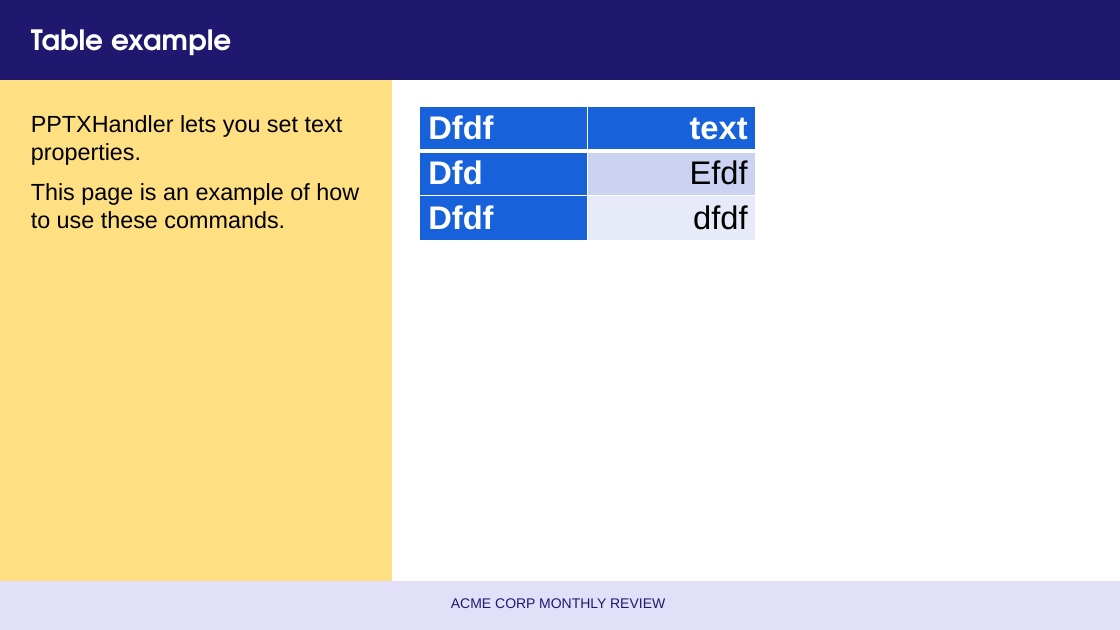
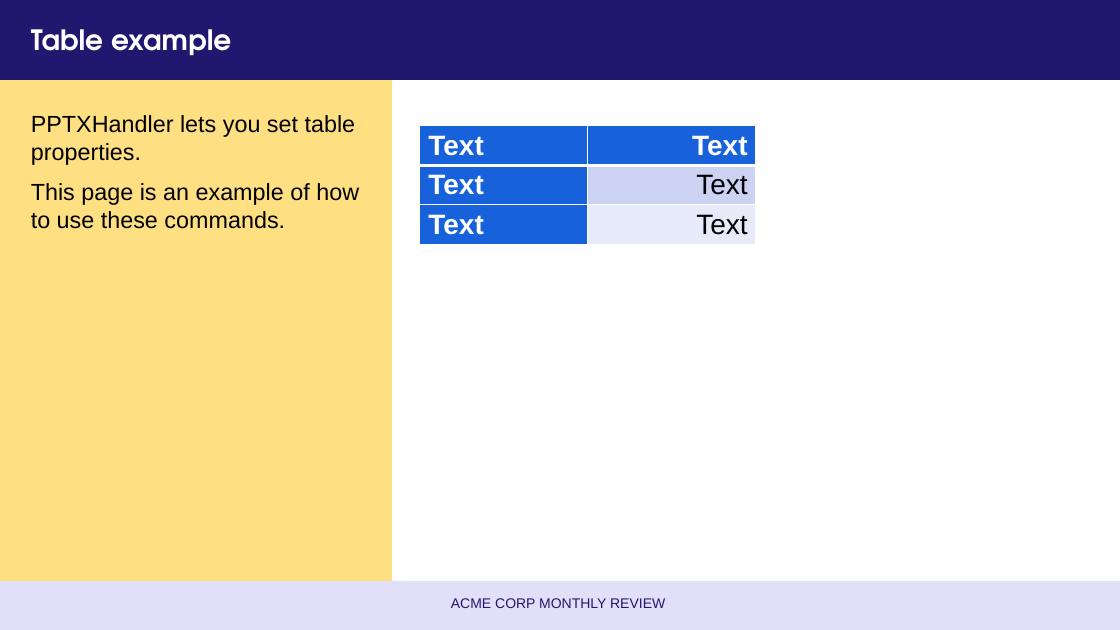
Before and after one commit to gramener/gramex-guide, a slide deck: slide 1 of pptxhandler/table/template.pptx. Drawn at 1120x630 pixels with LibreOffice and Linux fonts; fonts in the diff are those of the drawing. Boxes give left, top, right and bottom in pixels: in the first picture for what was removed or moved away, otherwise in the second. Text is boxed around its words. In the diff, an @@ line names an element or a change of style, - is before the commit and + after.

Commit message:
BUG: Update PPTXHandler docs

```diff
--- a/pptxhandler/table/template.pptx
+++ b/pptxhandler/table/template.pptx
@@ text at [31, 115, 356, 165]: text changed @@
-PPTXHandler lets you set text properties.
+PPTXHandler lets you set table properties.
@@ table at [420, 125, 756, 251] @@
-row 1, column 1: Dfdf
+row 1, column 1: Text
-row 1, column 2: text
+row 1, column 2: Text
-row 2, column 1: Dfd
+row 2, column 1: Text
-row 2, column 2: Efdf
+row 2, column 2: Text
-row 3, column 1: Dfdf
+row 3, column 1: Text
-row 3, column 2: dfdf
+row 3, column 2: Text
@@ table: place and size @@
-table at [420, 106, 756, 249]
+table at [420, 125, 756, 251]
```
Also in this commit, not shown: 9 other files.
